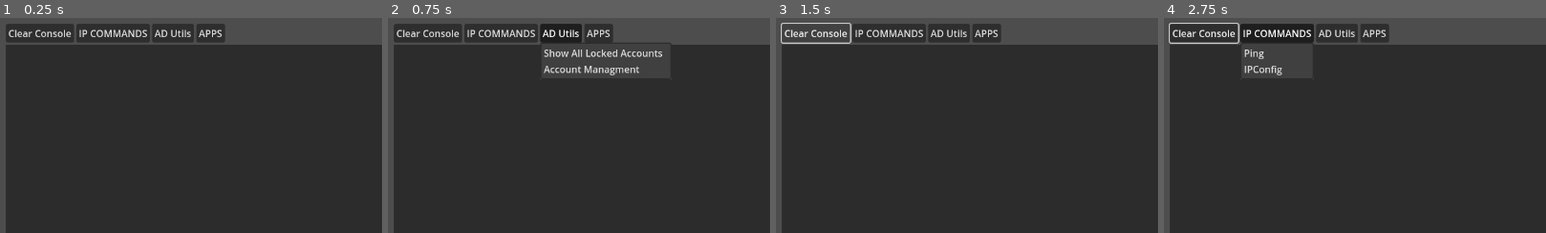
Above: before the commit, frames 1-4 (left to right).
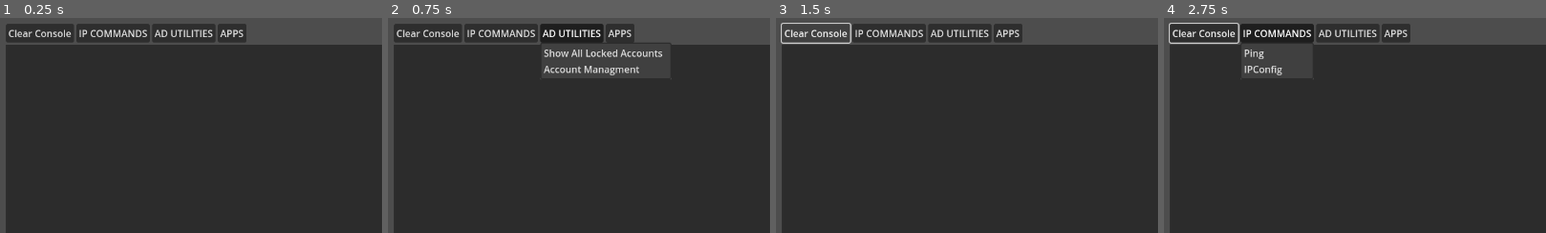
Above: after the commit, the same moments.

Repository: Boyquotes/PowerShell-Commander
Game: Godot game, scene res://main.tscn
Same seed, same stepped clock (60 frames per second), same inputs: the game is played once before the commit and once after it.
Inputs:
- Up to frame 1 (0.25 s): no input
- Up to frame 2 (0.75 s): click "AD Utils" (after the commit: "AD UTILITIES") at 0.5 s
- Up to frame 3 (1.5 s): click "Clear Console" at 1.25 s
- Up to frame 4 (2.75 s): click "IP COMMANDS" at 2 s
The pictures show only the part of the screen within x 0-50%, y 0-50%; the shares and areas given below are measured in that part.

The runs differ from the first frame. In frame 1, 0.8% of the frame differs, in the area x 46-65%, y 2-12%; in frame 2, 0.8%; in frame 3, 0.8%; in frame 4, 0.8%.

Commit message:
Name Change of tab

Diff:
--- a/main.tscn
+++ b/main.tscn
@@ -59,7 +59,7 @@
 [node name="ACTIVE_DIRECTORY_TABS" type="MenuButton" parent="Main_Window/VBoxContainer/HBoxContainer"]
 unique_name_in_owner = true
 layout_mode = 2
-text = "AD Utils"
+text = "AD UTILITIES"
 flat = false
 switch_on_hover = true
 item_count = 2
